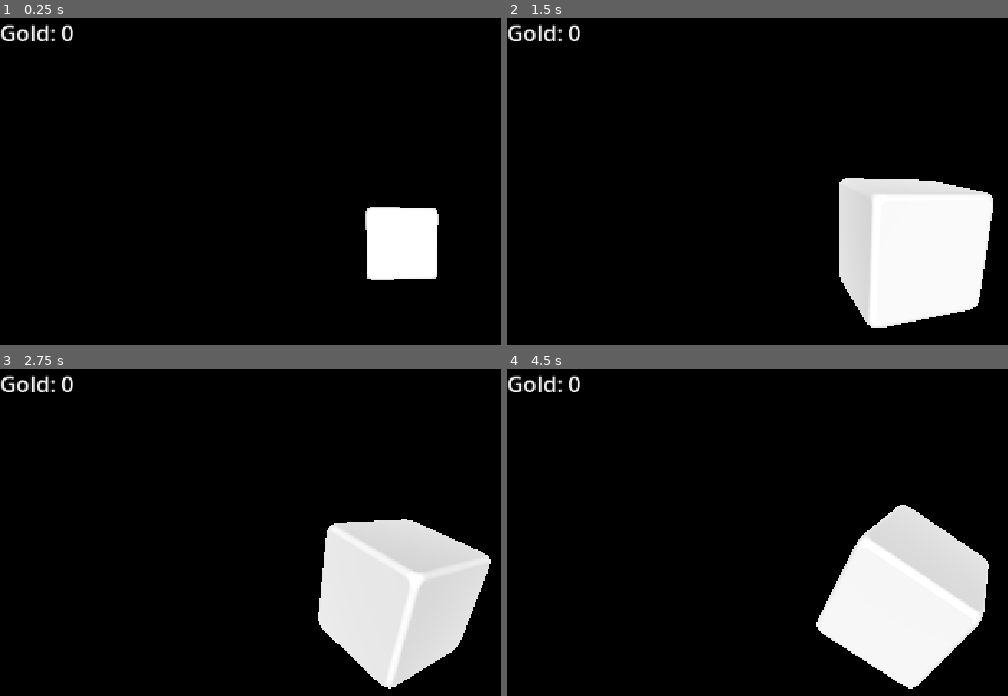
Above: before the commit, frames 1-4 (two rows, left to right).
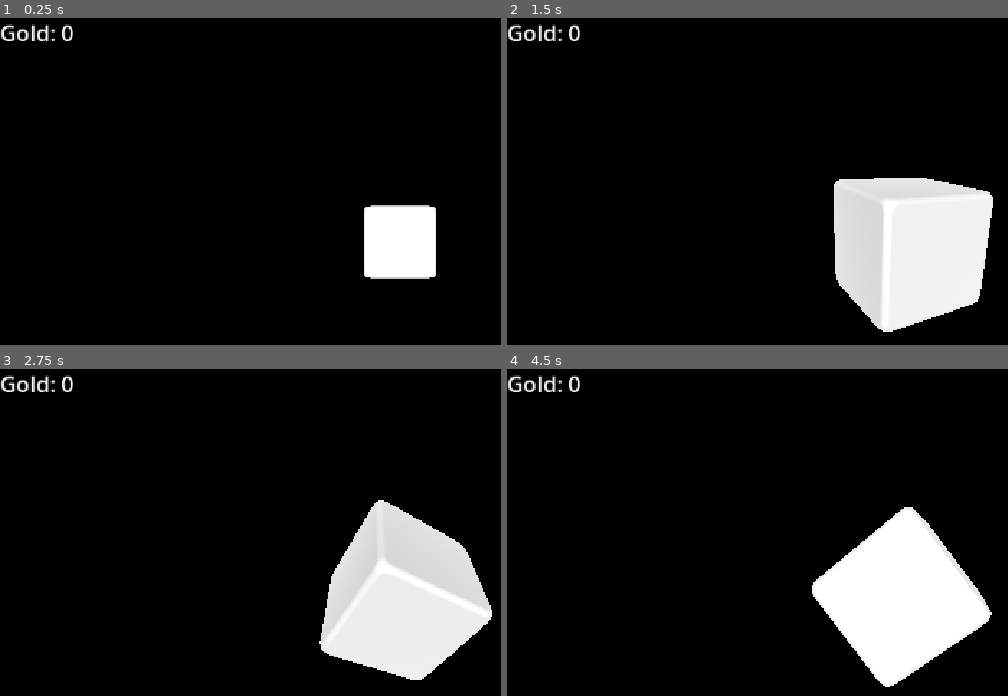
Above: after the commit, the same moments.

Repository: CyberSugarStudios/clickerCube
Game: Godot game, scene res://scenes/main.tscn
The game is run twice, just before and just after one commit, with the same random seed, the same clock (stepped at 60 frames per second) and the same inputs.
Inputs (mouse positions are in pixels of both pictures, inside the frame that each line leads up to):
- Up to frame 1 (0.25 s): no input
- Up to frame 2 (1.5 s): move the mouse to (outside the picture) at 0.52 s; click (outside the picture) at 0.67 s; drag from (747, 263) to (867, 331) at 1.27 s
- Up to frame 3 (2.75 s): move the mouse to (480, 493) at 2.02 s; click (480, 493) at 2.17 s
- Up to frame 4 (4.5 s): drag from (867, 682) to (667, 525) at 2.77 s; move the mouse to (outside the picture) at 3.52 s; click (outside the picture) at 3.67 s; drag from (667, 525) to (787, 480) at 4.27 s

The runs differ from the first frame. In frame 1, 0.4% of the frame differs, in the area x 72-88%, y 57-81%; in frame 2, 1.6%; in frame 3, 3.2%; in frame 4, 4.8%, in the area x 60-97%, y 41-98%.

Commit message:
Add manual rotate controls
Should be mobile compatible

Diff:
--- a/clickerCube/project.godot
+++ b/clickerCube/project.godot
@@ -26,6 +26,10 @@
 window/stretch/mode="canvas_items"
 window/stretch/aspect="expand"
 
+[input_devices]
+
+pointing/emulate_touch_from_mouse=true
+
 [physics]
 
 3d/physics_engine="Jolt Physics"
--- a/clickerCube/scenes/cube.tscn
+++ b/clickerCube/scenes/cube.tscn
@@ -14,5 +14,3 @@
 
 [node name="CollisionShape3D" type="CollisionShape3D" parent="." unique_id=849457780]
 shape = SubResource("BoxShape3D_53m36")
-
-[connection signal="input_event" from="." to="." method="_on_input_event"]
--- a/clickerCube/scenes/main.tscn
+++ b/clickerCube/scenes/main.tscn
@@ -2,6 +2,7 @@
 
 [ext_resource type="PackedScene" uid="uid://cffuuluhg7y5d" path="res://scenes/cube_grid.tscn" id="1_o5qli"]
 [ext_resource type="Script" uid="uid://dbdp1imswulp8" path="res://scripts/ui/gold_label.gd" id="2_0wfyh"]
+[ext_resource type="Script" uid="uid://b7xwginhwe3xc" path="res://scripts/grid_controls.gd" id="3_sugp2"]
 
 [sub_resource type="Environment" id="Environment_8viuf"]
 background_mode = 1
@@ -30,3 +31,8 @@
 theme_override_font_sizes/font_size = 32
 text = "Gold: 0"
 script = ExtResource("2_0wfyh")
+
+[node name="GridControls" type="Node" parent="." unique_id=523963857 node_paths=PackedStringArray("camera", "grid")]
+script = ExtResource("3_sugp2")
+camera = NodePath("../Camera3D")
+grid = NodePath("../CubeGrid")
--- a/clickerCube/scripts/cube.gd
+++ b/clickerCube/scripts/cube.gd
@@ -19,7 +19,7 @@
 
 #region - ONREADY VARS
 @onready var model: Node3D = $Model
-@onready var  mesh: MeshInstance3D = $Model/Cube
+@onready var mesh: MeshInstance3D = $Model/Cube
 #endregion
 #endregion
 #endregion
@@ -62,8 +62,3 @@
 	scale_tween = create_tween()
 	scale_tween.tween_property(model, "scale", Vector3.ZERO, 0.15)
 	scale_tween.tween_callback(queue_free)
-
-func _on_input_event(_camera: Node, event: InputEvent, _event_position: Vector3, _normal: Vector3, _shape_idx: int) -> void:
-	if event is InputEventMouseButton and event.button_index == MOUSE_BUTTON_LEFT and event.is_pressed():
-		var damage := GameState.get_click_damage()
-		take_damage(damage)
--- a/clickerCube/scripts/cube_grid.gd
+++ b/clickerCube/scripts/cube_grid.gd
@@ -62,12 +62,3 @@
 	else:
 		for inner_cube: Cube in shells[active_layer]:
 			inner_cube.set_locked(false)
-
-#region - TEMP
-@export var auto_spin: bool = true
-
-func _process(delta: float) -> void:
-	if auto_spin:
-		rotate_y(delta * 0.3)
-		rotate_x(delta * 0.2)
-#endregion
--- /dev/null
+++ b/clickerCube/scripts/grid_controls.gd
@@ -0,0 +1,54 @@
+extends Node
+
+#region - VARS
+#region - CONSTS
+const DRAG_THRESHOLD: float = 10.0
+const ROTATE_SPEED: float = 0.01
+#endregion
+
+#region - EXPORT VARS
+@export var camera: Camera3D
+@export var grid: Node3D
+#endregion
+
+var is_pressing: bool = false
+var is_dragging: bool = false
+var press_pos: Vector2
+var pending_tap: bool  = false
+var tap_pos: Vector2
+#endregion
+
+func _unhandled_input(event: InputEvent) -> void:
+	if event is InputEventScreenTouch and event.index == 0:
+		if event.pressed:
+			is_pressing = true
+			is_dragging = false
+			press_pos = event.position
+		else:
+			if is_pressing and not is_dragging:
+				pending_tap = true
+				tap_pos = event.position
+			is_pressing = false
+			is_dragging = false
+	elif event is InputEventScreenDrag and event.index == 0 and is_pressing:
+		if not is_dragging and event.position.distance_to(press_pos) > DRAG_THRESHOLD:
+			is_dragging = true
+		if is_dragging:
+			grid.rotate(Vector3.UP, event.relative.x * ROTATE_SPEED)
+			grid.rotate(Vector3.RIGHT, event.relative.y * ROTATE_SPEED)
+
+func _physics_process(_delta: float) -> void:
+	if pending_tap:
+		pending_tap = false
+		hit_cube_at(tap_pos)
+
+func hit_cube_at(screen_pos: Vector2) -> void:
+	var from := camera.project_ray_origin(screen_pos)
+	var to := camera.project_ray_normal(screen_pos) * 1000.0
+	var query := PhysicsRayQueryParameters3D.create(from, to)
+	var result := camera.get_world_3d().direct_space_state.intersect_ray(query)
+	if result.is_empty():
+		return
+	var cube := result.collider as Cube
+	if cube:
+		cube.take_damage(GameState.get_click_damage())
Not shown, added: clickerCube/scripts/grid_controls.gd.uid
